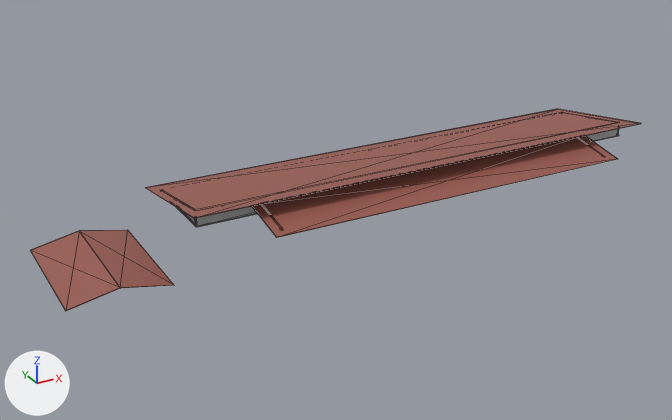
What one commit did to the glTF model public/assets/models/IAUD/bloco3/floor2.glb.
One viewpoint serves both versions: a 50 mm lens placed at (-45.0, -116.0, 44.9), pointed at (1.1, -32.3, 3.1). Every picture has the same lights, and +X, +Y and +Z are marked at lower left. Mesh edges are drawn as thin lines.

In view in the first picture: 'IfcBuildingElementProxy/Cobert.-008.002', 'IfcBuildingElementProxy/Cobert.-008.005', 'IfcWallStandardCase/Parede-036.001'.
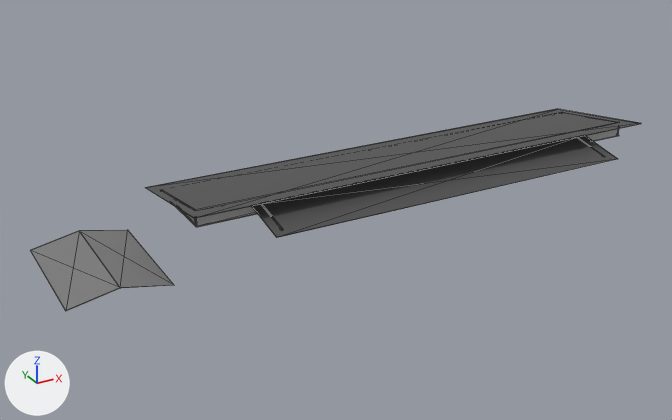
What differs and where, as boxes (x1, y1, x2, y2) in the pictures (672 x 420 px):
'IfcBuildingElementProxy/Cobert.-008.002', recoloured (brown to grey)
    both: (145, 109, 639, 238)
'IfcBuildingElementProxy/Cobert.-008.005', recoloured (brown to grey)
    both: (31, 230, 174, 311)

The change, as a list of edits to the scene's bpy script:
```text
Add mat_pintura___cobertacinza:
    mat_pintura___cobertacinza = principled_material('Pintura - CobertaCinza')
    mat_pintura___cobertacinza.base_color = (0.208, 0.208, 0.208)  # grey #7e7e7e
    mat_pintura___cobertacinza.metallic = 0.1
Add mat_pintura___cobertacinzaescuro:
    mat_pintura___cobertacinzaescuro = principled_material('Pintura - CobertaCinzaEscuro')
    mat_pintura___cobertacinzaescuro.base_color = (0.085, 0.085, 0.085)  # dark grey #525252
    mat_pintura___cobertacinzaescuro.metallic = 0.1
Change me_10_2147_002:
    where me_10_2147_002.from_pydata(...)  # 16 vertices, 24 faces; spans x -18.0..40.3, y -42.2..-23.7, z 6.5..8.8
    remove me_10_2147_002.materials.append(mat_pintura___coberta)  # brown #9d5e53
    add me_10_2147_002.materials.append(mat_pintura___cobertacinzaescuro)  # dark grey #525252
Change me_10_2147_005:
    where me_10_2147_005.from_pydata(...)  # 12 vertices, 22 faces; spans x -30.92..-20.55, y -39.49..-25.12, z 2.55..3.63
    remove me_10_2147_005.materials.append(mat_pintura___coberta)  # brown #9d5e53
    add me_10_2147_005.materials.append(mat_pintura___cobertacinza)  # grey #7e7e7e
```
